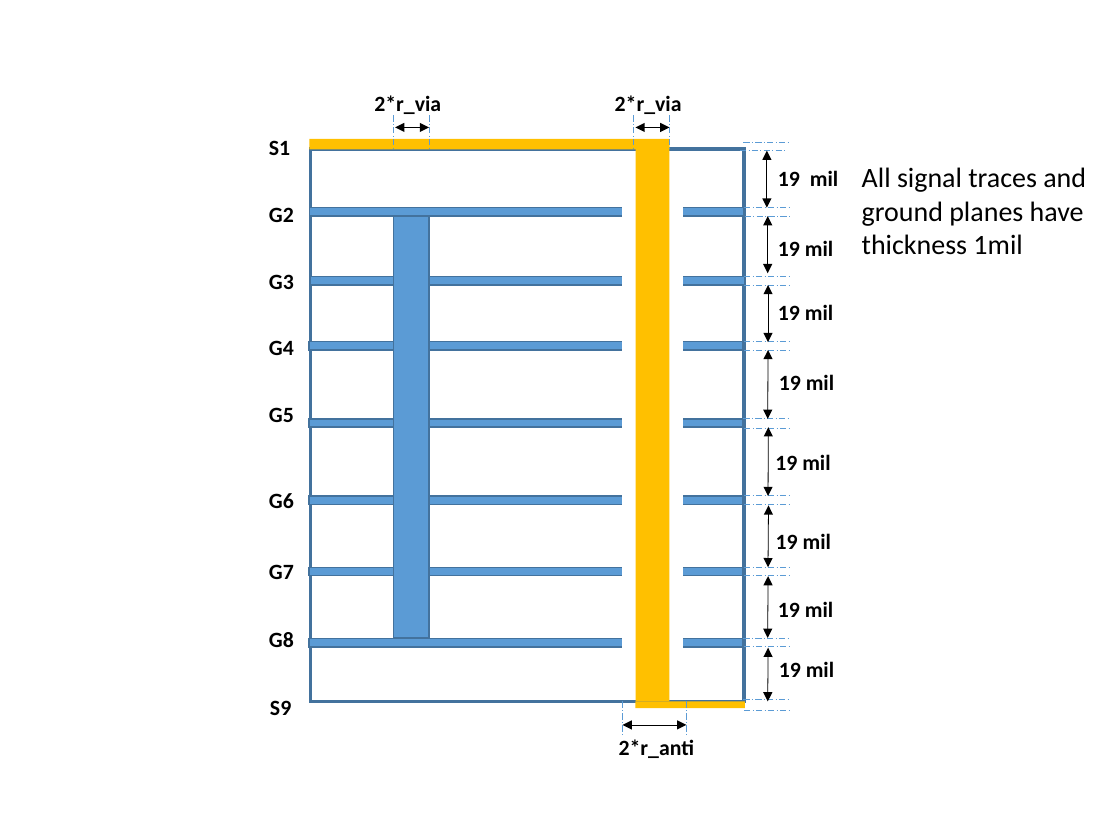
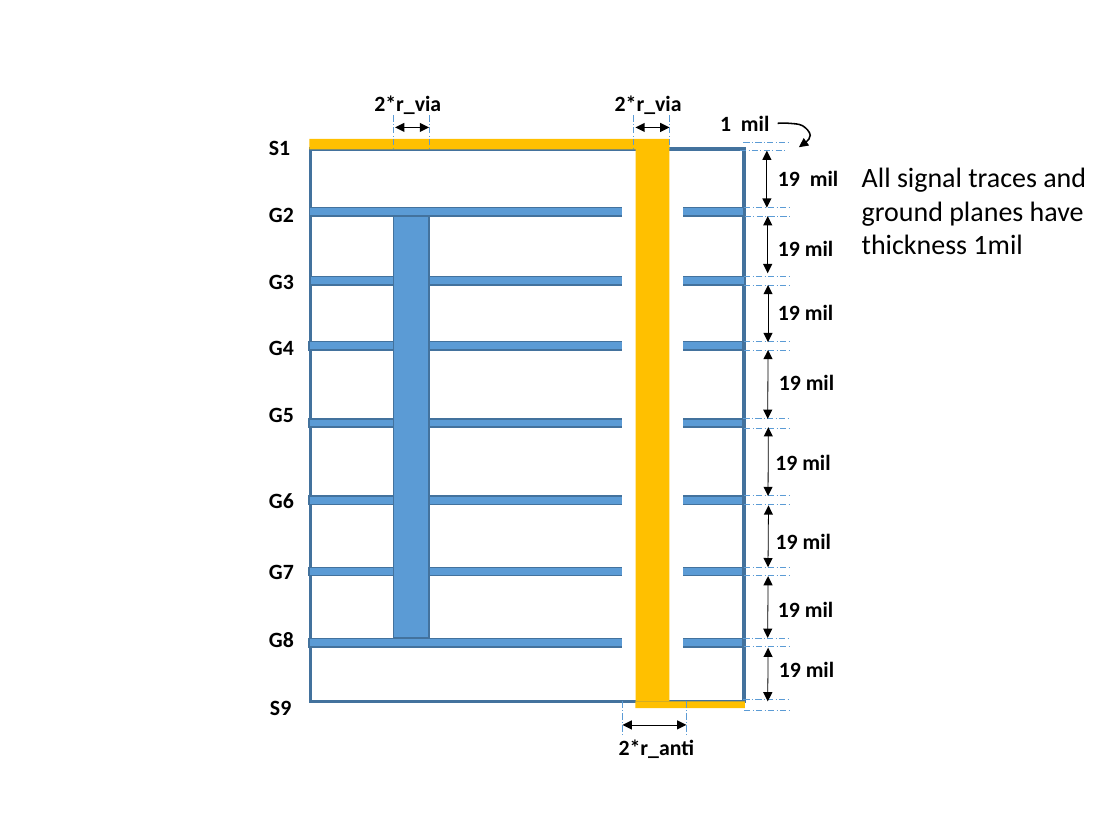
Before and after one commit to cpcqrt/ece546_hssl, a slide deck: slide 2 of latex_report/Design Picture.pptx. Drawn at 1120x840 pixels with LibreOffice and Linux fonts; fonts in the diff are those of the drawing. Boxes give left, top, right and bottom in pixels: in the first picture for what was removed or moved away, otherwise in the second. Text is boxed around its words. In the diff, an @@ line names an element or a change of style, - is before the commit and + after.

```diff
--- a/latex_report/Design Picture.pptx
+++ b/latex_report/Design Picture.pptx
@@ text added at box(720, 115, 769, 131), 14 pt, text #000000, bold @@
+1 mil
@@ freeform shape added at box(777, 123, 810, 148), outline #000000 1 pt @@
```
Also in this commit, not shown: 2 other slides changed, 3 other files.
